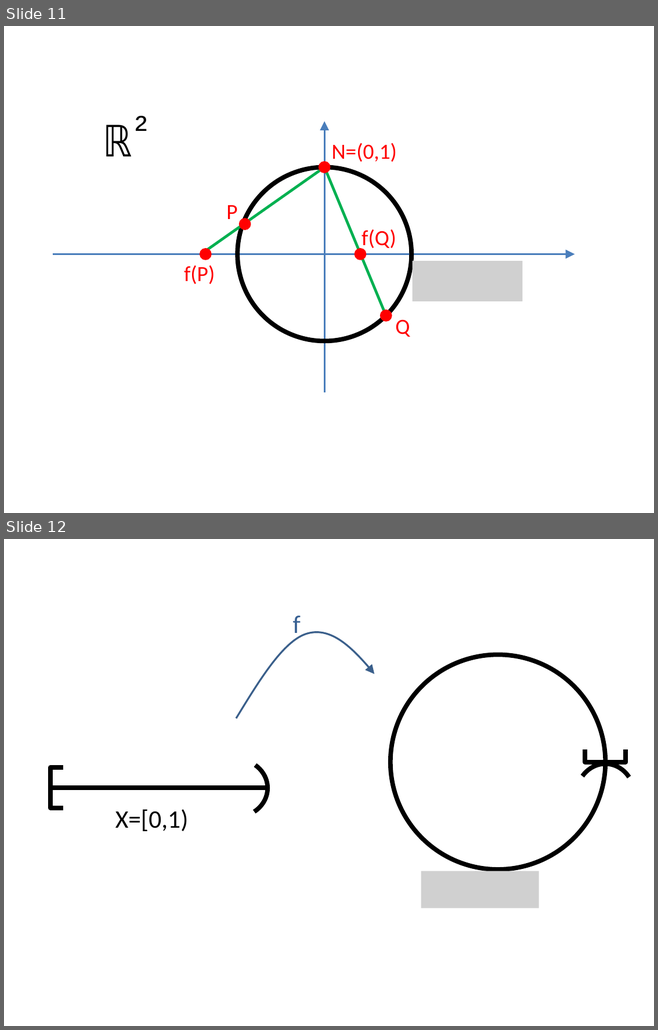
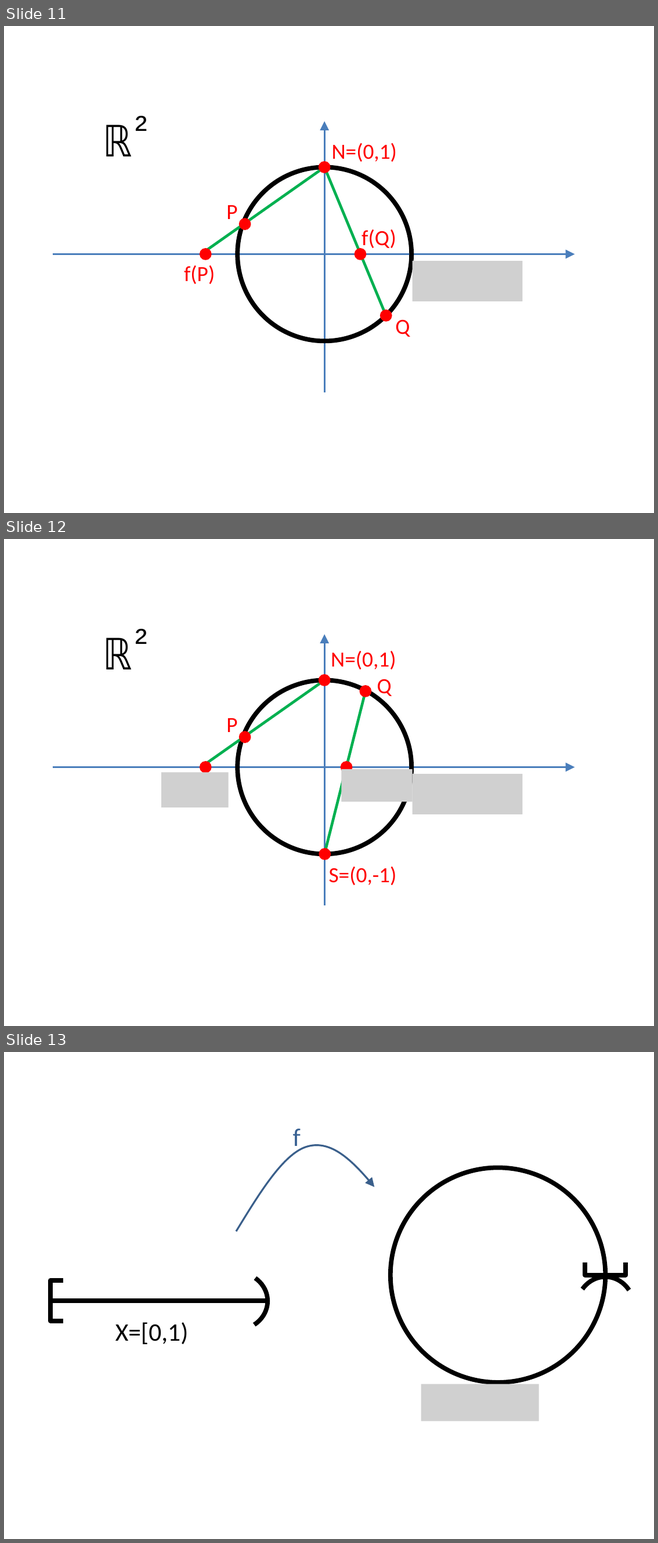
Before and after one commit to lutteropp/GeoTopo, a slide deck: images/Bilder.pptx. Shown one above the other, each under a label of ours: slides 11 and 12 before the commit, slides 11, 12 and 13 after it. The pictures are 658x1030 and 658x1543 pixels, drawn with LibreOffice and Linux fonts; fonts in the diff are those of the drawing; grey boxes stand for pictures. Boxes give left, top, right and bottom in pixels: in the first picture for what was removed or moved away, otherwise in the second. Text is boxed around its words. In the diff, an @@ line names an element or a change of style, - is before the commit and + after.

```diff
--- a/images/Bilder.pptx
+++ b/images/Bilder.pptx
@@ slide 12 added at [4, 539, 654, 1026], background #FFFFFF @@
@@ text added at [106, 638, 132, 669], 48 pt, text #000000 @@
+ℝ
@@ text added at [130, 629, 152, 644], 40 pt, text #000000 @@
+²
@@ arrow added from (324, 906) to (324, 635), #4B7EBC 2 pt @@
@@ text added at [331, 651, 396, 669], 24 pt, text #FF0000 @@
+N=(0,1)
@@ ellipse added at [319, 675, 329, 686], fill #FF0000, outline #FF0000 2 pt @@
@@ line added from (324, 680) to (201, 767), #00B050 3 pt @@
@@ ellipse added at [237, 680, 411, 854], outline #000000 5 pt @@
@@ line added from (324, 854) to (365, 691), #00B050 3 pt @@
@@ ellipse added at [360, 686, 371, 696], fill #FF0000, outline #FF0000 2 pt @@
@@ text added at [377, 679, 391, 699], 24 pt, text #FF0000 @@
+Q
@@ text added at [226, 718, 237, 732], 24 pt, text #FF0000 @@
+P
@@ ellipse added at [240, 732, 250, 743], fill #FF0000, outline #FF0000 2 pt @@
@@ ellipse added at [200, 762, 210, 772], fill #FF0000, outline #FF0000 2 pt @@
@@ ellipse added at [341, 762, 351, 772], fill #FF0000, outline #FF0000 2 pt @@
@@ arrow added from (53, 767) to (574, 767), #4B7EBC 2 pt @@
@@ picture added at [161, 772, 228, 808] @@
@@ picture added at [341, 769, 412, 801] @@
@@ picture added at [412, 774, 523, 815] @@
@@ ellipse added at [320, 849, 330, 859], fill #FF0000, outline #FF0000 2 pt @@
@@ text added at [329, 867, 397, 885], 24 pt, text #FF0000 @@
+S=(0,-1)
@@ what was slide 12 is now slide 13 @@
```
Also in this commit, not shown: 1 slide changed, 3 other slides added, 9 other files.
